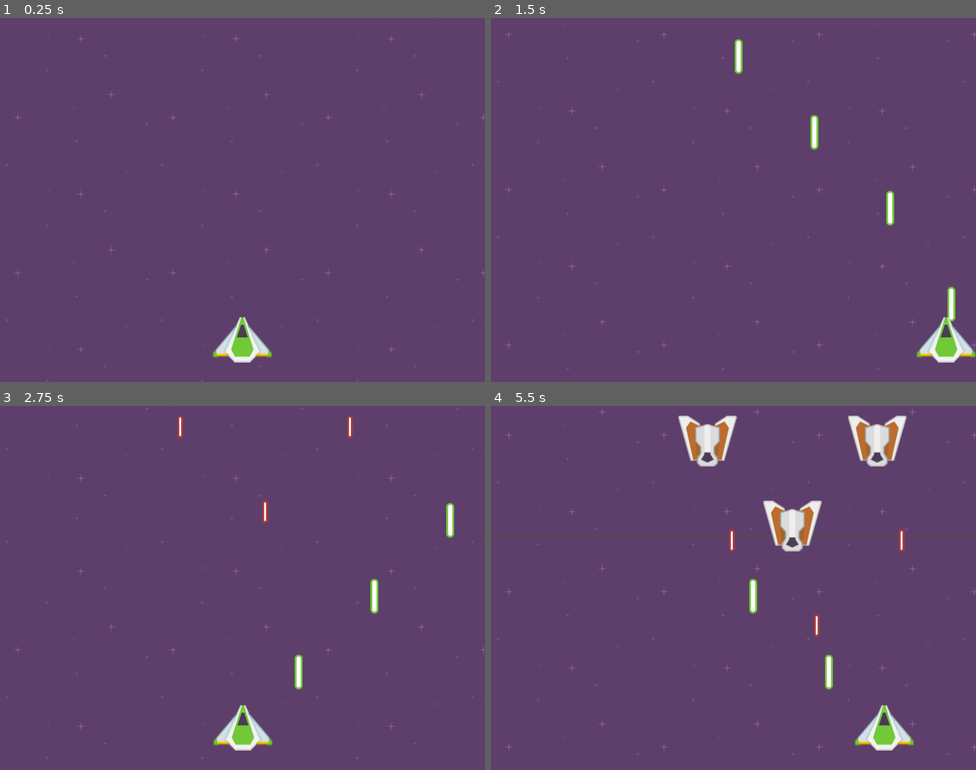
Above: before the commit, frames 1-4 (two rows, left to right).
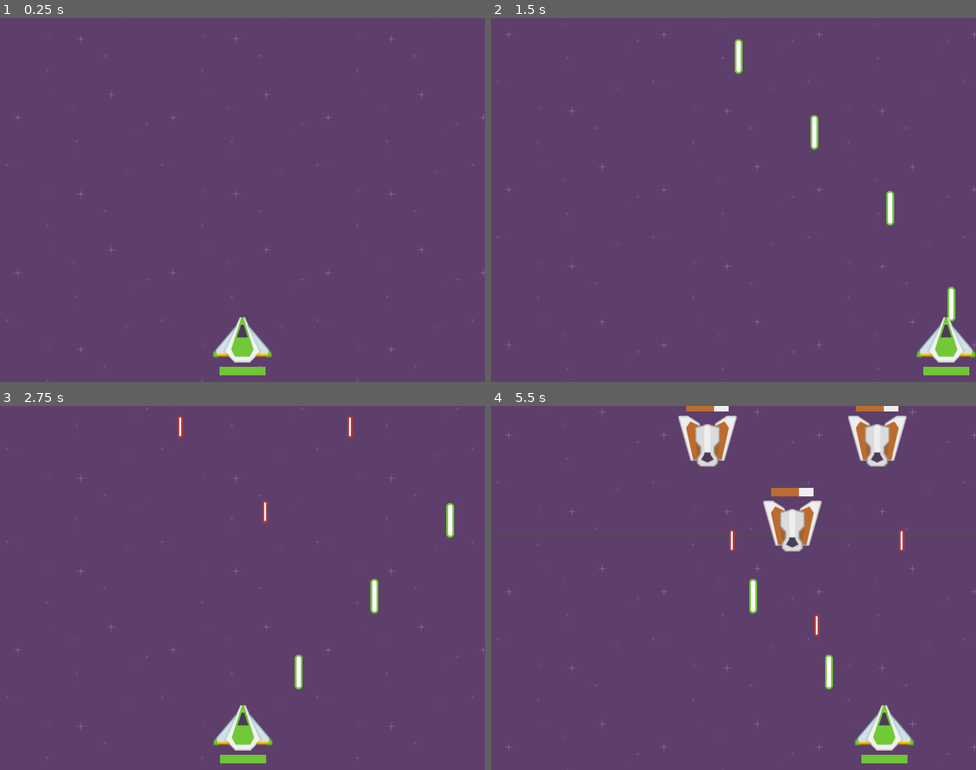
Above: after the commit, the same moments.

Repository: avodhel/Godot-Learn-Projects
Game: Godot game, scene res://Scenes/Main.tscn
Two runs of this game, one before a commit and one after it. Both use one fixed random seed, a clock stepped at 60 frames per second and the inputs below.
Inputs:
- Up to frame 1 (0.25 s): no input
- Up to frame 2 (1.5 s): hold Space (shoot) 0.53-1.28 s; hold Right (right) from 0.53 s (still down); tap Space (shoot) at 1.35 s
- Up to frame 3 (2.75 s): release Right (right) at 2.03 s; hold Left (left) from 2.03 s (still down); hold Space (shoot) from 2.03 s (still down)
- Up to frame 4 (5.5 s): release Space (shoot) at 2.78 s; tap Space (shoot) at 2.85, 4.35 s; hold Space (shoot) 3.53-4.28 s; release Left (left) at 4.28 s; hold Right (right) from 4.28 s (still down); hold Space (shoot) from 5.03 s (still down)

The runs differ from the first frame. In frame 1, 0.2% of the frame differs, in the area x 45-55%, y 95-99%; in frame 2, 0.2%; in frame 3, 0.2%; in frame 4, 0.7%, in the area x 40-86%, y 0-99%.

Commit message:
Space Attack v0.11(adding health bars)

Diff:
--- a/Space Attack/Scenes/Enemy.tscn
+++ b/Space Attack/Scenes/Enemy.tscn
@@ -8,6 +8,12 @@
 
 [sub_resource type="RectangleShape2D" id=1]
 extents = Vector2( 39.9294, 40.8779 )
+
+[sub_resource type="StyleBoxFlat" id=2]
+bg_color = Color( 0.733333, 0.423529, 0.180392, 1 )
+
+[sub_resource type="StyleBoxFlat" id=3]
+bg_color = Color( 0.933333, 0.933333, 0.933333, 1 )
 
 [node name="Enemy" type="Area2D" groups=[
 "Enemies",
@@ -28,4 +34,16 @@
 
 [node name="Audio" type="AudioStreamPlayer2D" parent="."]
 
+[node name="HealthBar" type="ProgressBar" parent="."]
+anchor_left = 0.5
+anchor_right = 0.5
+margin_left = -35.0
+margin_top = -63.3783
+margin_right = 35.0
+margin_bottom = -49.3783
+custom_styles/fg = SubResource( 2 )
+custom_styles/bg = SubResource( 3 )
+value = 56.0
+percent_visible = false
+
 [connection signal="timeout" from="ShootTimer" to="." method="_on_ShootTimer_timeout"]
--- a/Space Attack/Scenes/Player.tscn
+++ b/Space Attack/Scenes/Player.tscn
@@ -7,6 +7,12 @@
 
 [sub_resource type="CircleShape2D" id=1]
 radius = 37.4959
+
+[sub_resource type="StyleBoxFlat" id=2]
+bg_color = Color( 0.439216, 0.772549, 0.215686, 1 )
+
+[sub_resource type="StyleBoxFlat" id=3]
+bg_color = Color( 0.827451, 0.882353, 0.905882, 1 )
 
 [node name="Player" type="KinematicBody2D"]
 z_index = 2
@@ -28,5 +34,19 @@
 [node name="LaserSound" type="AudioStreamPlayer2D" parent="."]
 stream = ExtResource( 4 )
 
+[node name="HealthBar" type="ProgressBar" parent="."]
+anchor_left = 0.5
+anchor_top = 1.0
+anchor_right = 0.5
+anchor_bottom = 1.0
+margin_left = -38.0
+margin_top = 44.7052
+margin_right = 38.0
+margin_bottom = 58.7052
+custom_styles/fg = SubResource( 2 )
+custom_styles/bg = SubResource( 3 )
+value = 100.0
+percent_visible = false
+
 [connection signal="timeout" from="ShootTimer" to="." method="_on_ShootTimer_timeout"]
 [connection signal="timeout" from="RestartTimer" to="." method="_on_RestartTimer_timeout"]
--- a/Space Attack/Scripts/Enemy.gd
+++ b/Space Attack/Scripts/Enemy.gd
@@ -5,6 +5,7 @@
 onready var shoot_timer = $ShootTimer
 onready var collision = $CollisionShape2D
 onready var audio = $Audio
+onready var health_bar = $HealthBar
 
 export var speed = 50
 export var health = 30
@@ -17,6 +18,8 @@
 
 func _ready():
 	audio.stream = shoot_audio
+	health_bar.max_value = health
+	health_bar.value = health
 
 func _process(delta):
 	if can_shoot:
@@ -35,8 +38,11 @@
 
 func add_damage(damage):
 	health -= damage
+	health_bar.value = health
 	if health <= 0:
 		dead = true
+		health = 0
+		health_bar.value = health
 		collision.queue_free()
 		hide()
 		emit_signal("was_defeated")
--- a/Space Attack/Scripts/Player.gd
+++ b/Space Attack/Scripts/Player.gd
@@ -8,6 +8,7 @@
 onready var shoot_timer = $ShootTimer
 onready var restart_timer = $RestartTimer
 onready var laser_sound = $LaserSound
+onready var health_bar = $HealthBar
 
 var screensize
 var half_sprite_size
@@ -17,6 +18,8 @@
 func _ready():
 	screensize = get_viewport_rect().size
 	half_sprite_size = (sprite.texture.get_width() * scale.x) / 2
+	health_bar.max_value = health
+	health_bar.value = health
 
 func _process(delta):
 	if Input.is_action_pressed("left"):
@@ -41,12 +44,15 @@
 	if dead:
 		return
 	health -= damage
+	health_bar.value = health
 	if health <= 0:
 		dead = true
 		health = 0
+		health_bar.value = health
 		restart_timer.start()
 		set_process(false)
 		sprite.queue_free()
+		health_bar.queue_free()
 
 func _on_RestartTimer_timeout():
 	get_tree().reload_current_scene()
Not shown: 1 places in Space Attack/Scenes/Enemy.tscn that only renumber resources
Not shown: 1 places in Space Attack/Scenes/Player.tscn that only renumber resources
